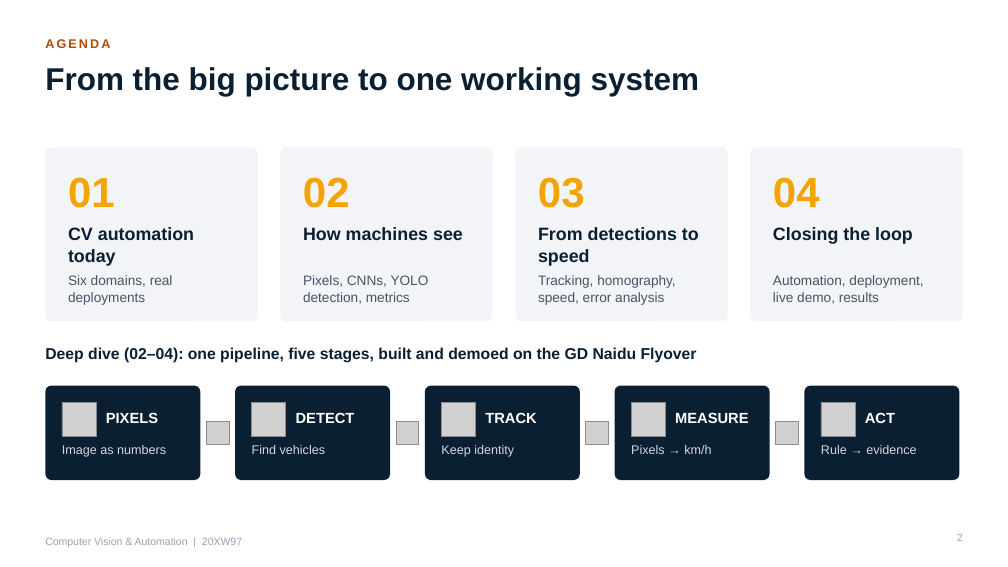
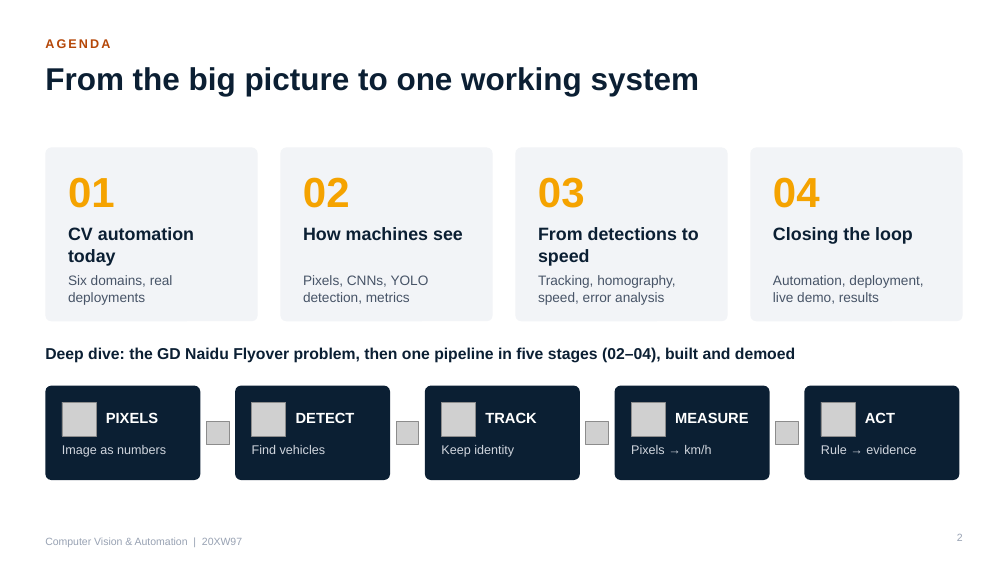
Before and after one commit to Prem-Dharshan/20XW97, a slide deck: slide 2 of cv-automation-ppt/CV_and_Automation.pptx. Drawn at 1008x567 pixels with LibreOffice and Linux fonts; fonts in the diff are those of the drawing; grey boxes stand for pictures. Boxes give left, top, right and bottom in pixels: in the first picture for what was removed or moved away, otherwise in the second. Text is boxed around its words. In the diff, an @@ line names an element or a change of style, - is before the commit and + after.

```diff
--- a/cv-automation-ppt/CV_and_Automation.pptx
+++ b/cv-automation-ppt/CV_and_Automation.pptx
@@ text at (x1=45, y1=347, x2=795, y2=363): text changed @@
-Deep dive (02–04): one pipeline, five stages, built and demoed on the GD Naidu Flyover
+Deep dive: the GD Naidu Flyover problem, then one pipeline in five stages (02–04), built and demoed
```
Also in this commit, not shown: 1 other slide changed, 1 other file.
